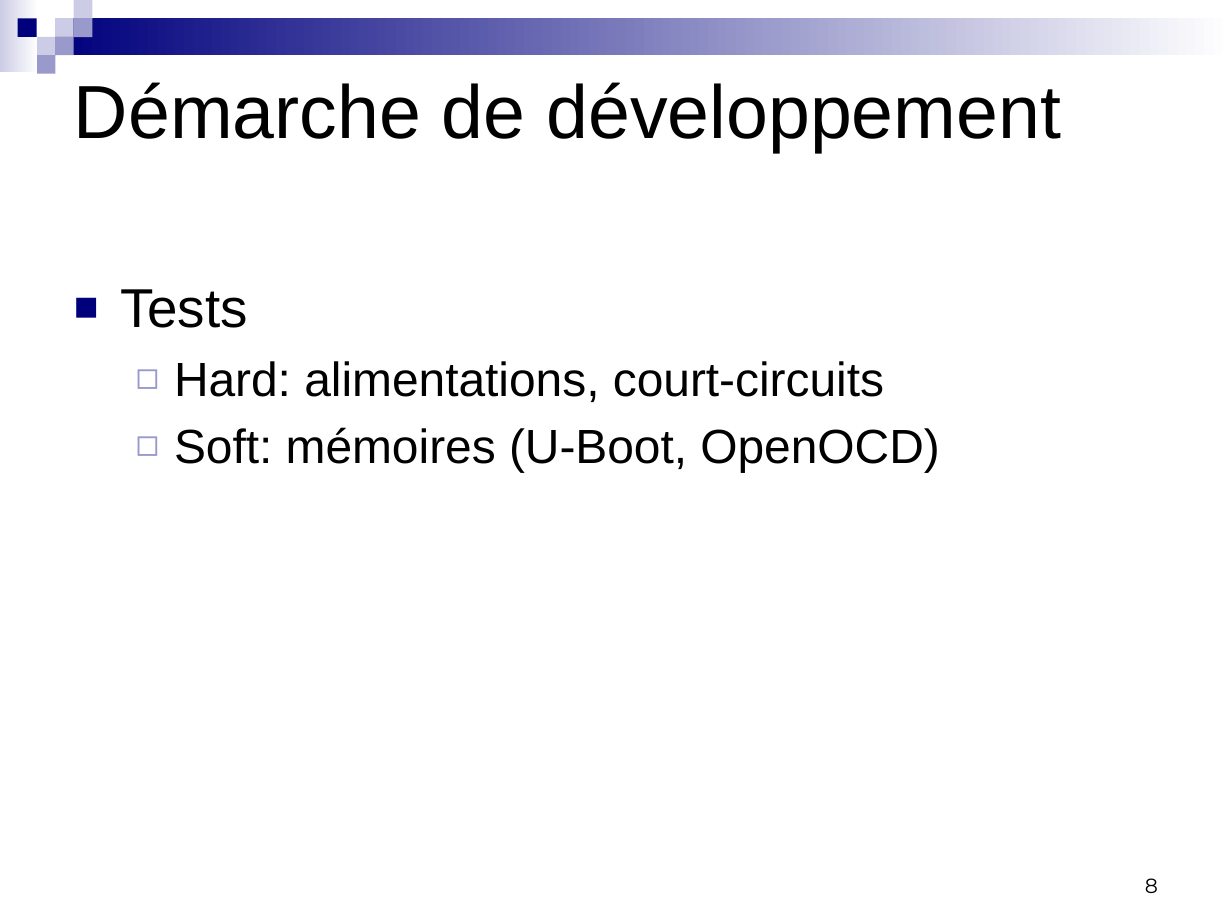
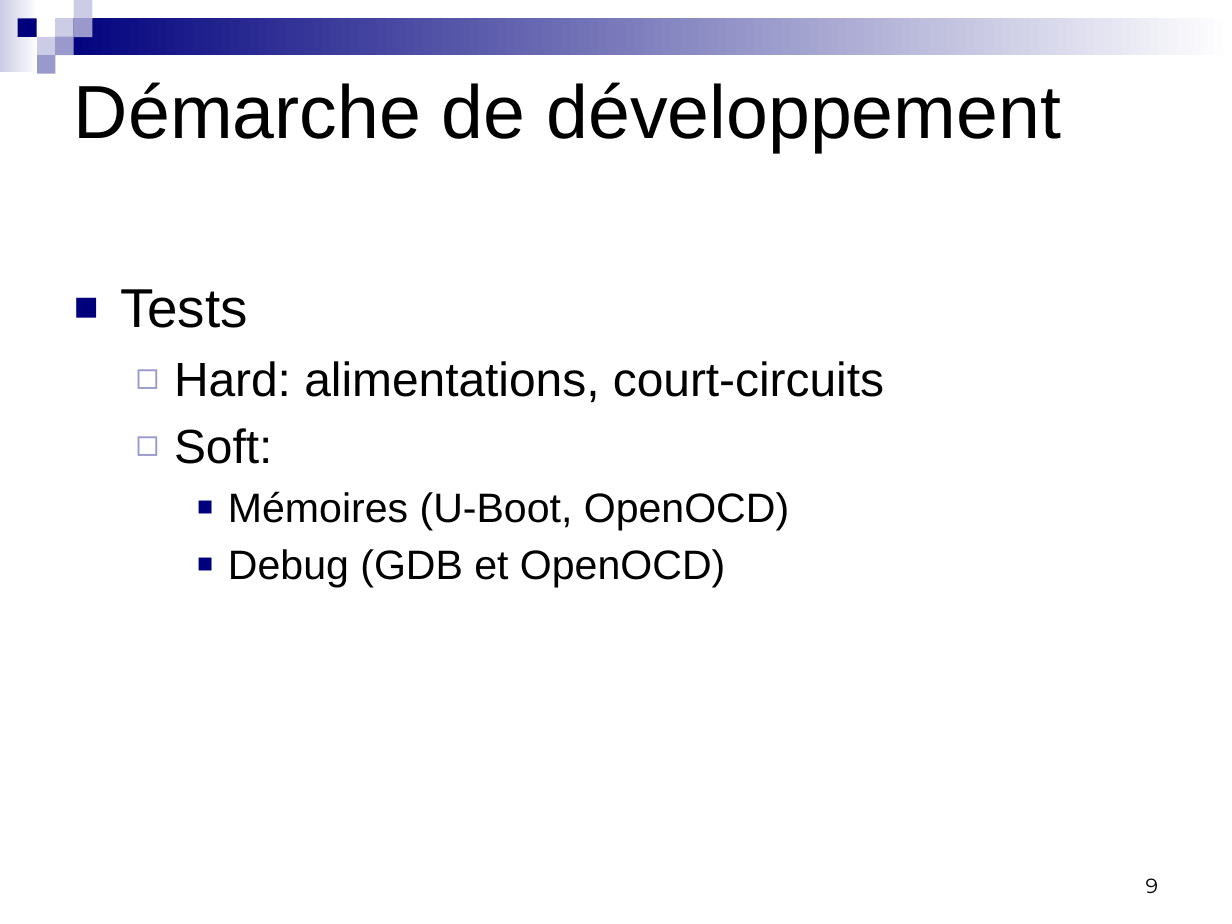
Before and after one commit to badrbouslikhin/Beluga, a slide deck: slide 9 of Rendu/PresentationFinale/Binome13PresentationFinalePRT.pptx (slide 8 before the commit). Drawn at 1232x924 pixels with LibreOffice and Linux fonts; fonts in the diff are those of the drawing. Boxes give left, top, right and bottom in pixels: in the first picture for what was removed or moved away, otherwise in the second. Text is boxed around its words. In the diff, an @@ line names an element or a change of style, - is before the commit and + after.

```diff
--- a/Rendu/PresentationFinale/Binome13PresentationFinalePRT.pptx
+++ b/Rendu/PresentationFinale/Binome13PresentationFinalePRT.pptx
@@ text at bbox=[174, 428, 789, 588]: text changed; size 28 to 24 pt @@
-  ◻ Soft: mémoires (U-Boot, OpenOCD)
+  ◻ Soft:
+    ■ Mémoires (U-Boot, OpenOCD)
+    ■ Debug (GDB et OpenOCD)
@@ page number at bbox=[1146, 878, 1158, 893]: text changed @@
-8
+9
```
Also in this commit, not shown: 8 other slides changed, 1 slide added.
